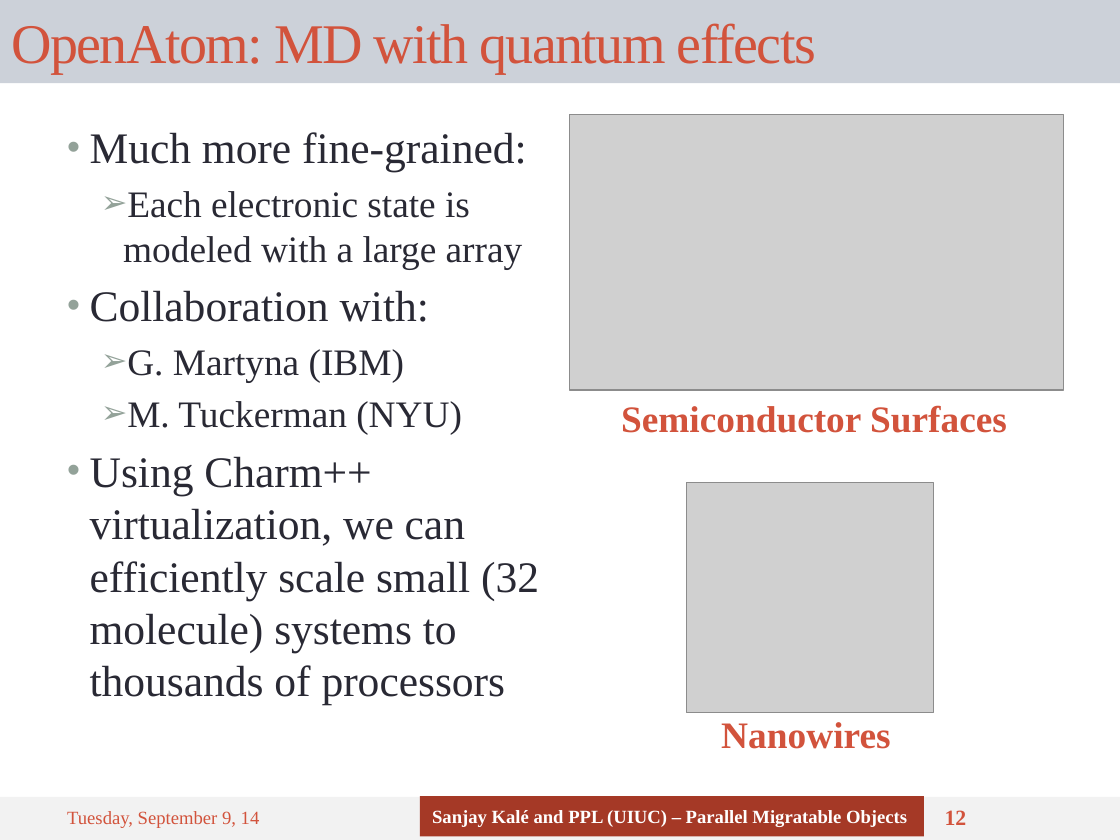
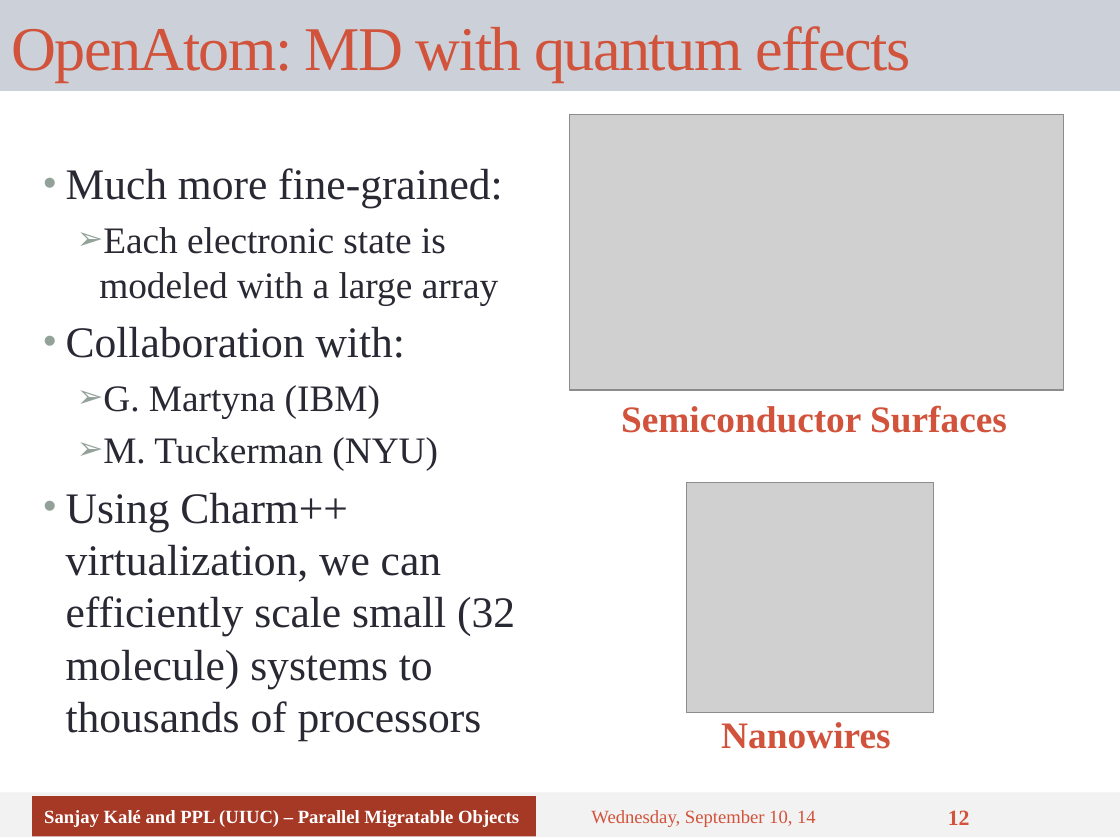
Before and after one commit to UIUC-PPL/charm_tutorial, a slide deck: slide 12 of tutorial-08-app_design.pptx. Drawn at 1120x840 pixels with LibreOffice and Linux fonts; fonts in the diff are those of the drawing; grey boxes stand for pictures. Boxes give left, top, right and bottom in pixels: in the first picture for what was removed or moved away, otherwise in the second. Text is boxed around its words. In the diff, an @@ line names an element or a change of style, - is before the commit and + after.

```diff
--- a/tutorial-08-app_design.pptx
+++ b/tutorial-08-app_design.pptx
@@ title "OpenAtom: MD with quantum effects": place and size @@
-title "OpenAtom: MD with quantum effects" at (0,0,1120,83)
+title "OpenAtom: MD with quantum effects" at (0,0,1120,91)
@@ title "OpenAtom: MD with quantum effects" at (0,0,1120,91): size 36 to 40 pt @@
@@ text "Much more fine-grained:": place and size @@
-text "Much more fine-grained:" at (90,132,539,705)
+text "Much more fine-grained:" at (66,168,515,741)
@@ text "Much more fine-grained:" at (66,168,515,741): vertical alignment top to middle @@
@@ rectangle: place and size @@
-rectangle at (0,797,1120,840)
+rectangle at (0,793,1120,838)
@@ rectangle "Sanjay Kalé and PPL (UIUC) ...": place and size @@
-rectangle "Sanjay Kalé and PPL (UIUC) ..." at (420,796,924,837)
+rectangle "Sanjay Kalé and PPL (UIUC) ..." at (32,796,536,837)
@@ text at (591,810,816,827): text changed @@
-Tuesday, September 9, 14
+Wednesday, September 10, 14
```
Also in this commit, not shown: 12 other slides changed.
